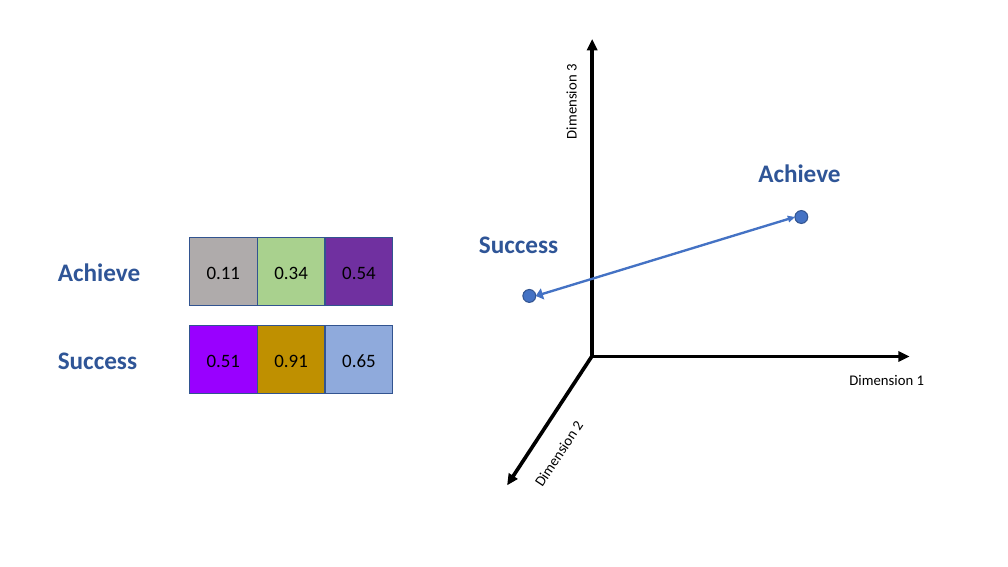
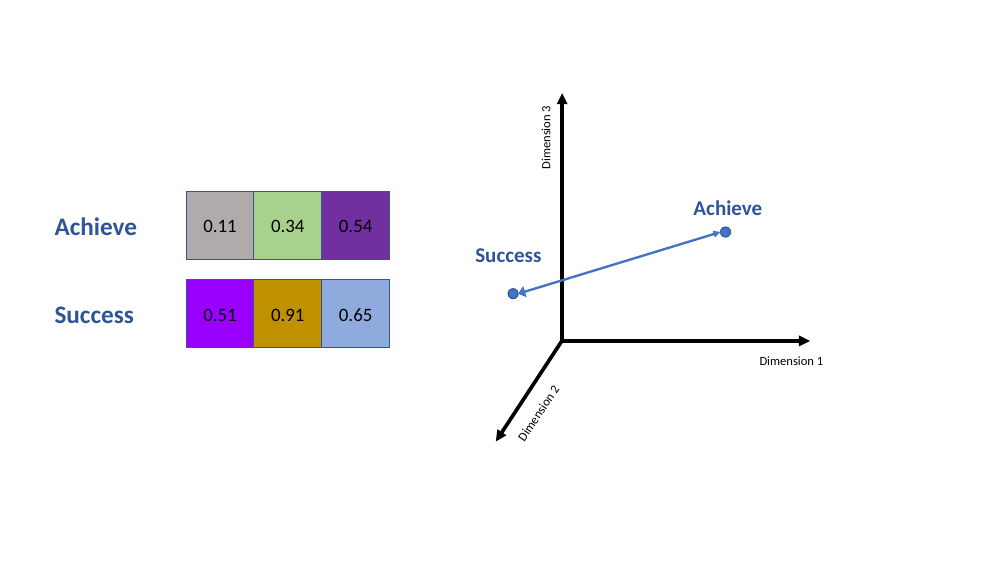
Before and after one commit to aegis4048/aegis4048.github.io-source, a slide deck: slide 6 of content/downloads/notebooks/spatial.pptx (slide 3 before the commit). Drawn at 1008x567 pixels with LibreOffice and Linux fonts; fonts in the diff are those of the drawing. Boxes give left, top, right and bottom in pixels: in the first picture for what was removed or moved away, otherwise in the second. Text is boxed around its words. In the diff, an @@ line names an element or a change of style, - is before the commit and + after.

```diff
--- a/content/downloads/notebooks/spatial.pptx
+++ b/content/downloads/notebooks/spatial.pptx
@@ text "Dimension 3": place and size @@
-text "Dimension 3" at box(563, 64, 581, 137)
+text "Dimension 3" at box(538, 106, 553, 168)
@@ arrow moved from (592, 356) - (592, 39) to (563, 341) - (563, 93) @@
@@ 6 rectangles, 2 texts: place and size @@
-6 rectangles, 2 texts at box(58, 237, 393, 394)
+6 rectangles, 2 texts at box(55, 191, 390, 348)
@@ text "Achieve" at box(693, 200, 762, 215): size 24 to 20 pt @@
@@ text "Achieve": place and size @@
-text "Achieve" at box(758, 164, 840, 182)
+text "Achieve" at box(693, 200, 762, 215)
@@ text "Success": place and size @@
-text "Success" at box(479, 236, 558, 253)
+text "Success" at box(475, 248, 541, 262)
@@ text "Success" at box(475, 248, 541, 262): size 24 to 20 pt @@
@@ double arrow moved from (536, 296) - (795, 217) to (518, 293) - (721, 232) @@
@@ ellipse: place and size @@
-ellipse at box(795, 211, 808, 224)
+ellipse at box(721, 227, 730, 237)
@@ ellipse: place and size @@
-ellipse at box(523, 290, 536, 302)
+ellipse at box(508, 289, 518, 299)
@@ arrow moved from (592, 356) - (507, 485) to (562, 341) - (496, 442) @@
@@ arrow moved from (592, 356) - (910, 356) to (563, 341) - (810, 341) @@
@@ size 14 to 12 pt in 3 elements at box(544, 389, 559, 394), box(538, 106, 553, 168), box(760, 356, 823, 365) @@
@@ text "Dimension 1": place and size @@
-text "Dimension 1" at box(849, 375, 924, 385)
+text "Dimension 1" at box(760, 356, 823, 365)
@@ text "Dimension 2": place and size @@
-text "Dimension 2" at box(566, 426, 584, 432)
+text "Dimension 2" at box(544, 389, 559, 394)
```
Also in this commit, not shown: 3 slides added, 11 other files.
